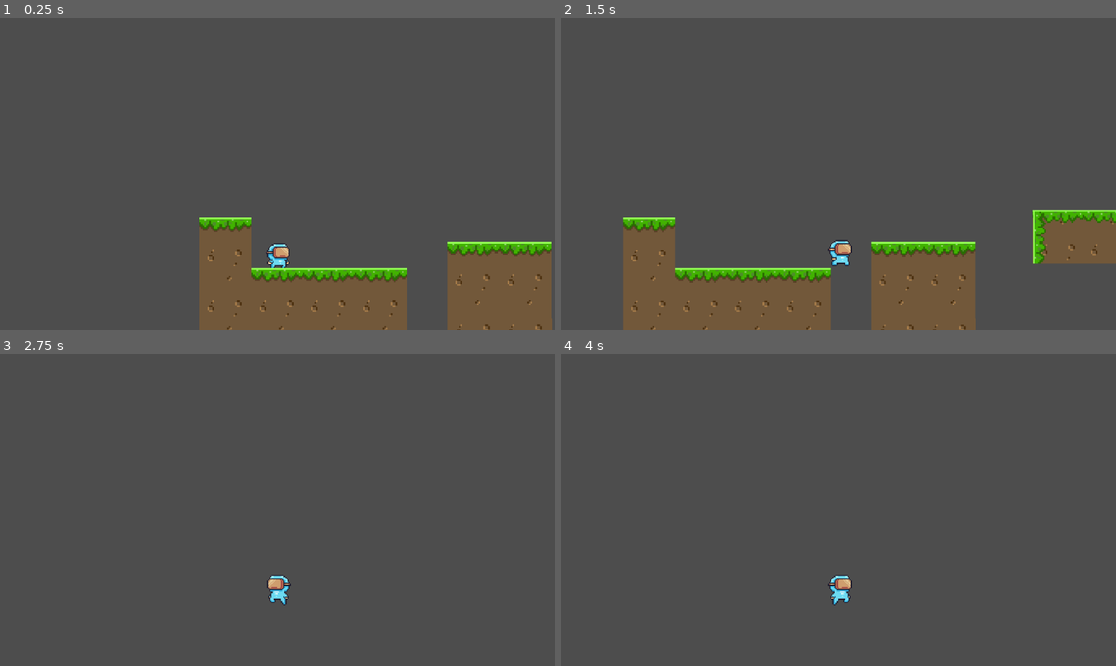
Above: before the commit, frames 1-4 (two rows, left to right).
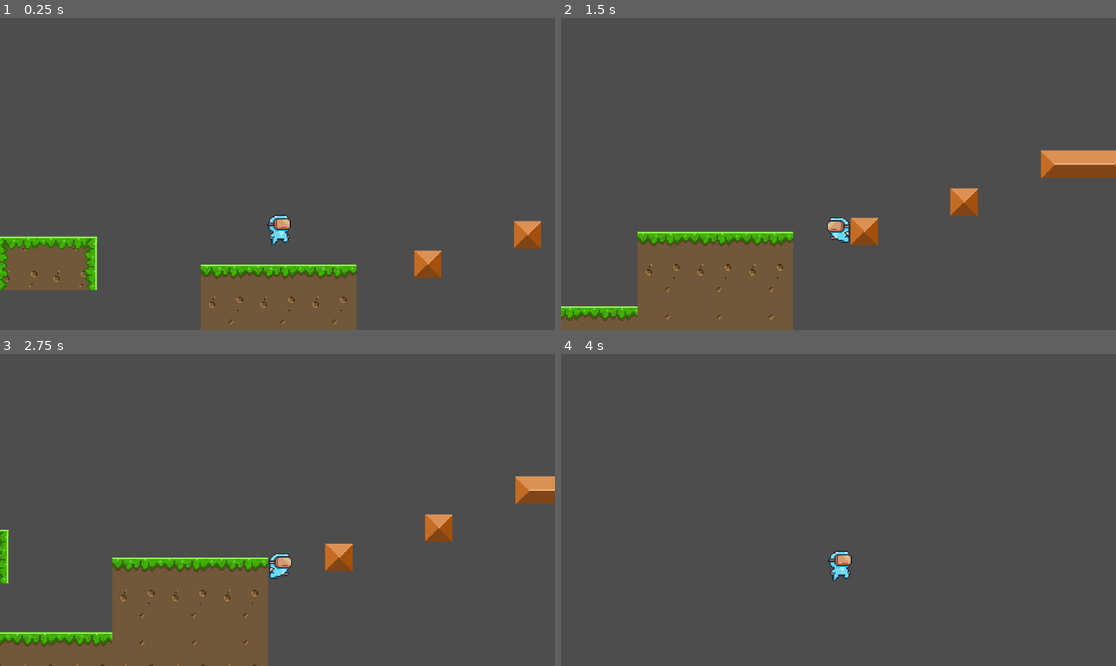
Above: after the commit, the same moments.

Repository: KbraDev/platformergame
Game: Godot game, scene res://scene/level_1.tscn
Two runs of this game, one before a commit and one after it. Both use one fixed random seed, a clock stepped at 60 frames per second and the inputs below.
Inputs:
- Up to frame 1 (0.25 s): no input
- Up to frame 2 (1.5 s): tap Enter (ui_accept) at 0.5, 0.77 s; hold D (move_right) from 0.53 s (still down)
- Up to frame 3 (2.75 s): tap Enter (ui_accept) at 1.52 s; release D (move_right) at 2.03 s; hold A (move_left) from 2.03 s (still down)
- Up to frame 4 (4 s): release A (move_left) at 2.78 s; hold D (move_right) from 2.78 s (still down); tap Enter (ui_accept) at 3.02, 3.77 s

The runs differ from the first frame. In frame 1, 14% of the frame differs, in the area x 0-100%, y 63-100%; in frame 2, 18%, in the area x 0-100%, y 42-100%; in frame 3, 14%; in frame 4, 0.6%.

Commit message:
subiendo nuevos archivos, controles de movimiento terminados

Diff:
--- a/project.godot
+++ b/project.godot
@@ -13,7 +13,7 @@
 config/name="PlatformGame"
 run/main_scene="res://scene/level_1.tscn"
 config/features=PackedStringArray("4.3", "Forward Plus")
-config/icon="res://icon.svg"
+config/icon="res://sprites/icon.svg"
 
 [file_customization]
 
@@ -22,6 +22,7 @@
 "res://scene/": "orange",
 "res://scripts/": "yellow",
 "res://sprites/": "green",
+"res://sprites/trampoline/": "orange",
 "res://sprites/virtualBoy/": "blue"
 }
 
--- /dev/null
+++ b/scene/floors/trampoline/trampoline.tscn
@@ -0,0 +1,95 @@
+[gd_scene load_steps=14 format=3 uid="uid://b55533kkd424b"]
+
+[ext_resource type="Texture2D" uid="uid://kd7jrsl68xd8" path="res://sprites/trampoline/trampolineIdle.png" id="1_pkgh8"]
+[ext_resource type="Texture2D" uid="uid://ckkjqd8dw3jp4" path="res://sprites/trampoline/trampolineJump.png" id="2_cj1vj"]
+
+[sub_resource type="AtlasTexture" id="AtlasTexture_05b8u"]
+atlas = ExtResource("1_pkgh8")
+region = Rect2(0, 0, 28, 28)
+
+[sub_resource type="AtlasTexture" id="AtlasTexture_546jy"]
+atlas = ExtResource("2_cj1vj")
+region = Rect2(0, 0, 28, 28)
+
+[sub_resource type="AtlasTexture" id="AtlasTexture_0n1k6"]
+atlas = ExtResource("2_cj1vj")
+region = Rect2(28, 0, 28, 28)
+
+[sub_resource type="AtlasTexture" id="AtlasTexture_gbh6t"]
+atlas = ExtResource("2_cj1vj")
+region = Rect2(56, 0, 28, 28)
+
+[sub_resource type="AtlasTexture" id="AtlasTexture_sowe1"]
+atlas = ExtResource("2_cj1vj")
+region = Rect2(84, 0, 28, 28)
+
+[sub_resource type="AtlasTexture" id="AtlasTexture_uqsgu"]
+atlas = ExtResource("2_cj1vj")
+region = Rect2(112, 0, 28, 28)
+
+[sub_resource type="AtlasTexture" id="AtlasTexture_wngy0"]
+atlas = ExtResource("2_cj1vj")
+region = Rect2(140, 0, 28, 28)
+
+[sub_resource type="AtlasTexture" id="AtlasTexture_28qhk"]
+atlas = ExtResource("2_cj1vj")
+region = Rect2(168, 0, 28, 28)
+
+[sub_resource type="AtlasTexture" id="AtlasTexture_xllg6"]
+atlas = ExtResource("2_cj1vj")
+region = Rect2(196, 0, 28, 28)
+
+[sub_resource type="SpriteFrames" id="SpriteFrames_u8j3x"]
+animations = [{
+"frames": [{
+"duration": 1.0,
+"texture": SubResource("AtlasTexture_05b8u")
+}],
+"loop": true,
+"name": &"idle",
+"speed": 5.0
+}, {
+"frames": [{
+"duration": 1.0,
+"texture": SubResource("AtlasTexture_546jy")
+}, {
+"duration": 1.0,
+"texture": SubResource("AtlasTexture_0n1k6")
+}, {
+"duration": 1.0,
+"texture": SubResource("AtlasTexture_gbh6t")
+}, {
+"duration": 1.0,
+"texture": SubResource("AtlasTexture_sowe1")
+}, {
+"duration": 1.0,
+"texture": SubResource("AtlasTexture_uqsgu")
+}, {
+"duration": 1.0,
+"texture": SubResource("AtlasTexture_wngy0")
+}, {
+"duration": 1.0,
+"texture": SubResource("AtlasTexture_28qhk")
+}, {
+"duration": 1.0,
+"texture": SubResource("AtlasTexture_xllg6")
+}],
+"loop": true,
+"name": &"trampolineJump",
+"speed": 18.0
+}]
+
+[sub_resource type="RectangleShape2D" id="RectangleShape2D_c6ofq"]
+size = Vector2(31, 5.5)
+
+[node name="Area2D" type="Area2D"]
+
+[node name="AnimatedSprite2D" type="AnimatedSprite2D" parent="."]
+scale = Vector2(1.46429, 1.46429)
+sprite_frames = SubResource("SpriteFrames_u8j3x")
+animation = &"idle"
+frame_progress = 0.919709
+
+[node name="CollisionShape2D" type="CollisionShape2D" parent="."]
+position = Vector2(-0.5, 8.25)
+shape = SubResource("RectangleShape2D_c6ofq")
--- a/scene/level_1.tscn
+++ b/scene/level_1.tscn
@@ -10,228 +10,237 @@
 [node name="level1" type="Node2D"]
 
 [node name="CharacterBody2D" parent="." instance=ExtResource("1_v4n18")]
-position = Vector2(111, 1860)
+position = Vector2(2724, 1717)
 
 [node name="floor" parent="." instance=ExtResource("2_gi730")]
-position = Vector2(0, 1863)
-
-[node name="StaticBody2D10" parent="floor" instance=ExtResource("3_pu6iv")]
-position = Vector2(515, 209)
+position = Vector2(0, 1832)
 
 [node name="StaticBody2D7" parent="floor" instance=ExtResource("3_pu6iv")]
-position = Vector2(216, 209)
+position = Vector2(0, 98)
 
 [node name="StaticBody2D8" parent="floor" instance=ExtResource("3_pu6iv")]
-position = Vector2(108, 209)
-
-[node name="StaticBody2D6" parent="floor" instance=ExtResource("3_pu6iv")]
-position = Vector2(0, 209)
-
-[node name="StaticBody2D2" parent="floor" instance=ExtResource("2_gi730")]
-position = Vector2(108, 105)
-
-[node name="StaticBody2D3" parent="floor" instance=ExtResource("2_gi730")]
-position = Vector2(215, 105)
-
-[node name="StaticBody2D4" parent="floor" instance=ExtResource("2_gi730")]
-position = Vector2(323, 105)
-
-[node name="StaticBody2D" parent="floor" instance=ExtResource("3_pu6iv")]
-position = Vector2(0, 105)
-
-[node name="StaticBody2D9" parent="floor" instance=ExtResource("3_pu6iv")]
-position = Vector2(323, 209)
-
-[node name="smallPillar" parent="." instance=ExtResource("2_gi730")]
-position = Vector2(515, 1914)
-
-[node name="StaticBody2D" parent="smallPillar" instance=ExtResource("3_pu6iv")]
-position = Vector2(109, 159)
-
-[node name="StaticBody2D6" parent="smallPillar" instance=ExtResource("3_pu6iv")]
+position = Vector2(0, 190)
+
+[node name="StaticBody2D" parent="floor" instance=ExtResource("2_gi730")]
+position = Vector2(104, 94)
+
+[node name="StaticBody2D9" parent="floor/StaticBody2D" instance=ExtResource("3_pu6iv")]
+position = Vector2(0, 98)
+
+[node name="StaticBody2D3" parent="floor/StaticBody2D" instance=ExtResource("2_gi730")]
+position = Vector2(107, 0)
+
+[node name="StaticBody2D4" parent="floor/StaticBody2D" instance=ExtResource("2_gi730")]
+position = Vector2(215, 0)
+
+[node name="StaticBody2D" parent="floor/StaticBody2D" instance=ExtResource("3_pu6iv")]
+position = Vector2(107, 98)
+
+[node name="StaticBody2D6" parent="floor/StaticBody2D" instance=ExtResource("3_pu6iv")]
+position = Vector2(215, 98)
+
+[node name="pilar6x6" parent="floor" instance=ExtResource("2_gi730")]
+position = Vector2(568, 94)
+
+[node name="StaticBody2D" parent="floor/pilar6x6" instance=ExtResource("3_pu6iv")]
+position = Vector2(108, 207)
+
+[node name="StaticBody2D6" parent="floor/pilar6x6" instance=ExtResource("3_pu6iv")]
 position = Vector2(0, 104)
 
-[node name="StaticBody2D5" parent="smallPillar" instance=ExtResource("2_gi730")]
+[node name="StaticBody2D5" parent="floor/pilar6x6" instance=ExtResource("2_gi730")]
 position = Vector2(108, 0)
 
-[node name="StaticBody2D7" parent="smallPillar" instance=ExtResource("3_pu6iv")]
+[node name="StaticBody2D7" parent="floor/pilar6x6" instance=ExtResource("3_pu6iv")]
 position = Vector2(108, 104)
 
-[node name="grassPlatform" parent="." instance=ExtResource("3_pu6iv")]
-position = Vector2(850, 1851)
-
-[node name="StaticBody2D3" parent="grassPlatform" instance=ExtResource("3_pu6iv")]
+[node name="StaticBody2D10" parent="floor/pilar6x6" instance=ExtResource("3_pu6iv")]
+position = Vector2(0, 207)
+
+[node name="grassPlatform" parent="floor" instance=ExtResource("3_pu6iv")]
+position = Vector2(939, 0)
+
+[node name="StaticBody2D3" parent="floor/grassPlatform" instance=ExtResource("3_pu6iv")]
 position = Vector2(104, 0)
 
-[node name="StaticBody2D4" parent="grassPlatform" instance=ExtResource("4_35rus")]
+[node name="StaticBody2D4" parent="floor/grassPlatform" instance=ExtResource("4_35rus")]
 position = Vector2(0, -44)
 
-[node name="StaticBody2D" parent="grassPlatform" instance=ExtResource("4_35rus")]
+[node name="StaticBody2D" parent="floor/grassPlatform" instance=ExtResource("4_35rus")]
 position = Vector2(104, -44)
 
-[node name="StaticBody2D2" parent="grassPlatform" instance=ExtResource("4_35rus")]
+[node name="StaticBody2D2" parent="floor/grassPlatform" instance=ExtResource("4_35rus")]
 position = Vector2(-40, 0)
 rotation = -1.5708
 
-[node name="StaticBody2D5" parent="grassPlatform" instance=ExtResource("4_35rus")]
+[node name="StaticBody2D5" parent="floor/grassPlatform" instance=ExtResource("4_35rus")]
 position = Vector2(144, 0)
 rotation = 1.5708
 
-[node name="largeBlock" parent="." instance=ExtResource("5_3h115")]
-position = Vector2(1209, 1763)
-
-[node name="smallBlock" parent="." instance=ExtResource("6_gr3ly")]
-position = Vector2(1464, 1763)
-
-[node name="largePillar" parent="." instance=ExtResource("3_pu6iv")]
-position = Vector2(1668, 1361)
-
-[node name="StaticBody2D6" parent="largePillar" instance=ExtResource("3_pu6iv")]
-position = Vector2(99, 508)
-
-[node name="StaticBody2D11" parent="largePillar" instance=ExtResource("3_pu6iv")]
-position = Vector2(99, 295)
-
-[node name="StaticBody2D10" parent="largePillar" instance=ExtResource("3_pu6iv")]
-position = Vector2(99, 202)
-
-[node name="StaticBody2D9" parent="largePillar" instance=ExtResource("3_pu6iv")]
-position = Vector2(99, 95)
-
-[node name="StaticBody2D4" parent="largePillar" instance=ExtResource("3_pu6iv")]
-position = Vector2(0, 103)
-
-[node name="StaticBody2D7" parent="largePillar" instance=ExtResource("3_pu6iv")]
-position = Vector2(0, 202)
-
-[node name="StaticBody2D8" parent="largePillar" instance=ExtResource("3_pu6iv")]
-position = Vector2(0, 301)
-
-[node name="StaticBody2D5" parent="largePillar" instance=ExtResource("3_pu6iv")]
-position = Vector2(99, 0)
-
-[node name="StaticBody2D12" parent="largePillar" instance=ExtResource("3_pu6iv")]
-position = Vector2(0, 402)
-
-[node name="StaticBody2D13" parent="largePillar" instance=ExtResource("3_pu6iv")]
-position = Vector2(99, 402)
-
-[node name="StaticBody2D14" parent="largePillar" instance=ExtResource("3_pu6iv")]
-position = Vector2(0, 508)
-
-[node name="StaticBody2D15" parent="largePillar" instance=ExtResource("3_pu6iv")]
-position = Vector2(0, 617)
-
-[node name="StaticBody2D16" parent="largePillar" instance=ExtResource("3_pu6iv")]
-position = Vector2(99, 617)
-
-[node name="StaticBody2D19" parent="largePillar" instance=ExtResource("4_35rus")]
-position = Vector2(-44, -5)
+[node name="grassFlor6x6" parent="floor" instance=ExtResource("2_gi730")]
+position = Vector2(1662, 2)
+
+[node name="StaticBody2D9" parent="floor/grassFlor6x6" instance=ExtResource("3_pu6iv")]
+position = Vector2(0, 98)
+
+[node name="StaticBody2D3" parent="floor/grassFlor6x6" instance=ExtResource("2_gi730")]
+position = Vector2(107, 0)
+
+[node name="StaticBody2D4" parent="floor/grassFlor6x6" instance=ExtResource("2_gi730")]
+position = Vector2(215, 0)
+
+[node name="StaticBody2D" parent="floor/grassFlor6x6" instance=ExtResource("3_pu6iv")]
+position = Vector2(107, 98)
+
+[node name="StaticBody2D6" parent="floor/grassFlor6x6" instance=ExtResource("3_pu6iv")]
+position = Vector2(215, 98)
+
+[node name="grassFlor6x6_1" parent="floor" instance=ExtResource("2_gi730")]
+position = Vector2(1978, 148)
+
+[node name="StaticBody2D9" parent="floor/grassFlor6x6_1" instance=ExtResource("3_pu6iv")]
+position = Vector2(0, 98)
+
+[node name="StaticBody2D3" parent="floor/grassFlor6x6_1" instance=ExtResource("2_gi730")]
+position = Vector2(107, 0)
+
+[node name="StaticBody2D4" parent="floor/grassFlor6x6_1" instance=ExtResource("2_gi730")]
+position = Vector2(215, 0)
+
+[node name="StaticBody2D" parent="floor/grassFlor6x6_1" instance=ExtResource("3_pu6iv")]
+position = Vector2(107, 98)
+
+[node name="StaticBody2D6" parent="floor/grassFlor6x6_1" instance=ExtResource("3_pu6iv")]
+position = Vector2(215, 98)
+
+[node name="grassFlor6x8" parent="floor" instance=ExtResource("2_gi730")]
+position = Vector2(2300, 148)
+
+[node name="StaticBody2D9" parent="floor/grassFlor6x8" instance=ExtResource("3_pu6iv")]
+position = Vector2(0, 98)
+
+[node name="StaticBody2D3" parent="floor/grassFlor6x8" instance=ExtResource("2_gi730")]
+position = Vector2(107, 0)
+
+[node name="StaticBody2D4" parent="floor/grassFlor6x8" instance=ExtResource("2_gi730")]
+position = Vector2(215, 0)
+
+[node name="StaticBody2D" parent="floor/grassFlor6x8" instance=ExtResource("3_pu6iv")]
+position = Vector2(107, 98)
+
+[node name="StaticBody2D6" parent="floor/grassFlor6x8" instance=ExtResource("3_pu6iv")]
+position = Vector2(215, 98)
+
+[node name="grassPlatform2" parent="floor" instance=ExtResource("3_pu6iv")]
+position = Vector2(2189, -61)
+
+[node name="StaticBody2D3" parent="floor/grassPlatform2" instance=ExtResource("3_pu6iv")]
+position = Vector2(104, 0)
+
+[node name="StaticBody2D4" parent="floor/grassPlatform2" instance=ExtResource("4_35rus")]
+position = Vector2(0, -44)
+
+[node name="StaticBody2D" parent="floor/grassPlatform2" instance=ExtResource("4_35rus")]
+position = Vector2(104, -44)
+
+[node name="StaticBody2D2" parent="floor/grassPlatform2" instance=ExtResource("4_35rus")]
+position = Vector2(-40, 0)
 rotation = -1.5708
 
-[node name="StaticBody2D17" parent="largePillar" instance=ExtResource("4_35rus")]
-position = Vector2(0, -46)
-
-[node name="StaticBody2D18" parent="largePillar" instance=ExtResource("4_35rus")]
-position = Vector2(99, -46)
-
-[node name="StaticBody2D20" parent="largePillar" instance=ExtResource("4_35rus")]
-position = Vector2(-44, 95)
-rotation = -1.5708
-
-[node name="StaticBody2D21" parent="largePillar" instance=ExtResource("4_35rus")]
-position = Vector2(-44, 202)
-rotation = -1.5708
-
-[node name="StaticBody2D22" parent="largePillar" instance=ExtResource("4_35rus")]
-position = Vector2(-44, 308)
-rotation = -1.5708
-
-[node name="StaticBody2D24" parent="largePillar" instance=ExtResource("4_35rus")]
-position = Vector2(-44, 521)
-rotation = -1.5708
-
-[node name="StaticBody2D25" parent="largePillar" instance=ExtResource("4_35rus")]
-position = Vector2(-44, 616)
-rotation = -1.5708
-
-[node name="StaticBody2D23" parent="largePillar" instance=ExtResource("4_35rus")]
-position = Vector2(-44, 415)
-rotation = -1.5708
-
-[node name="largePillar2" parent="." instance=ExtResource("3_pu6iv")]
-position = Vector2(1394, 1509)
-rotation = 3.14159
-
-[node name="StaticBody2D6" parent="largePillar2" instance=ExtResource("3_pu6iv")]
-position = Vector2(99, 508)
-
-[node name="StaticBody2D11" parent="largePillar2" instance=ExtResource("3_pu6iv")]
-position = Vector2(99, 295)
-
-[node name="StaticBody2D10" parent="largePillar2" instance=ExtResource("3_pu6iv")]
-position = Vector2(99, 202)
-
-[node name="StaticBody2D9" parent="largePillar2" instance=ExtResource("3_pu6iv")]
-position = Vector2(99, 95)
-
-[node name="StaticBody2D4" parent="largePillar2" instance=ExtResource("3_pu6iv")]
-position = Vector2(0, 103)
-
-[node name="StaticBody2D7" parent="largePillar2" instance=ExtResource("3_pu6iv")]
-position = Vector2(0, 202)
-
-[node name="StaticBody2D8" parent="largePillar2" instance=ExtResource("3_pu6iv")]
-position = Vector2(0, 301)
-
-[node name="StaticBody2D5" parent="largePillar2" instance=ExtResource("3_pu6iv")]
-position = Vector2(99, 0)
-
-[node name="StaticBody2D12" parent="largePillar2" instance=ExtResource("3_pu6iv")]
-position = Vector2(0, 402)
-
-[node name="StaticBody2D13" parent="largePillar2" instance=ExtResource("3_pu6iv")]
-position = Vector2(99, 402)
-
-[node name="StaticBody2D14" parent="largePillar2" instance=ExtResource("3_pu6iv")]
-position = Vector2(0, 508)
-
-[node name="StaticBody2D15" parent="largePillar2" instance=ExtResource("3_pu6iv")]
-position = Vector2(0, 617)
-
-[node name="StaticBody2D16" parent="largePillar2" instance=ExtResource("3_pu6iv")]
-position = Vector2(99, 617)
-
-[node name="StaticBody2D19" parent="largePillar2" instance=ExtResource("4_35rus")]
-position = Vector2(-44, -5)
-rotation = -1.5708
-
-[node name="StaticBody2D17" parent="largePillar2" instance=ExtResource("4_35rus")]
-position = Vector2(0, -46)
-
-[node name="StaticBody2D18" parent="largePillar2" instance=ExtResource("4_35rus")]
-position = Vector2(99, -46)
-
-[node name="StaticBody2D20" parent="largePillar2" instance=ExtResource("4_35rus")]
-position = Vector2(-44, 95)
-rotation = -1.5708
-
-[node name="StaticBody2D21" parent="largePillar2" instance=ExtResource("4_35rus")]
-position = Vector2(-44, 202)
-rotation = -1.5708
-
-[node name="StaticBody2D22" parent="largePillar2" instance=ExtResource("4_35rus")]
-position = Vector2(-44, 308)
-rotation = -1.5708
-
-[node name="StaticBody2D24" parent="largePillar2" instance=ExtResource("4_35rus")]
-position = Vector2(-44, 521)
-rotation = -1.5708
-
-[node name="StaticBody2D25" parent="largePillar2" instance=ExtResource("4_35rus")]
-position = Vector2(-44, 616)
-rotation = -1.5708
-
-[node name="StaticBody2D23" parent="largePillar2" instance=ExtResource("4_35rus")]
-position = Vector2(-44, 415)
-rotation = -1.5708
+[node name="StaticBody2D5" parent="floor/grassPlatform2" instance=ExtResource("4_35rus")]
+position = Vector2(144, 0)
+rotation = 1.5708
+
+[node name="dirtSix" parent="floor" instance=ExtResource("3_pu6iv")]
+position = Vector2(1662, 148)
+
+[node name="StaticBody2D5" parent="floor/dirtSix" instance=ExtResource("3_pu6iv")]
+position = Vector2(108, 0)
+
+[node name="StaticBody2D6" parent="floor/dirtSix" instance=ExtResource("3_pu6iv")]
+position = Vector2(216, 0)
+
+[node name="StaticBody2D3" parent="floor/dirtSix" instance=ExtResource("3_pu6iv")]
+position = Vector2(216, 99)
+
+[node name="StaticBody2D2" parent="floor/dirtSix" instance=ExtResource("3_pu6iv")]
+position = Vector2(108, 99)
+
+[node name="StaticBody2D" parent="floor/dirtSix" instance=ExtResource("3_pu6iv")]
+position = Vector2(0, 99)
+
+[node name="grassFlor6x7" parent="floor" instance=ExtResource("2_gi730")]
+position = Vector2(2616, -7)
+
+[node name="StaticBody2D9" parent="floor/grassFlor6x7" instance=ExtResource("3_pu6iv")]
+position = Vector2(0, 98)
+
+[node name="StaticBody2D3" parent="floor/grassFlor6x7" instance=ExtResource("2_gi730")]
+position = Vector2(107, 0)
+
+[node name="StaticBody2D4" parent="floor/grassFlor6x7" instance=ExtResource("2_gi730")]
+position = Vector2(215, 0)
+
+[node name="StaticBody2D" parent="floor/grassFlor6x7" instance=ExtResource("3_pu6iv")]
+position = Vector2(107, 98)
+
+[node name="StaticBody2D6" parent="floor/grassFlor6x7" instance=ExtResource("3_pu6iv")]
+position = Vector2(215, 98)
+
+[node name="dirtSix2" parent="floor" instance=ExtResource("3_pu6iv")]
+position = Vector2(2616, 148)
+
+[node name="StaticBody2D5" parent="floor/dirtSix2" instance=ExtResource("3_pu6iv")]
+position = Vector2(108, 0)
+
+[node name="StaticBody2D6" parent="floor/dirtSix2" instance=ExtResource("3_pu6iv")]
+position = Vector2(215, 0)
+
+[node name="StaticBody2D3" parent="floor/dirtSix2" instance=ExtResource("3_pu6iv")]
+position = Vector2(215, 99)
+
+[node name="StaticBody2D2" parent="floor/dirtSix2" instance=ExtResource("3_pu6iv")]
+position = Vector2(108, 99)
+
+[node name="StaticBody2D" parent="floor/dirtSix2" instance=ExtResource("3_pu6iv")]
+position = Vector2(0, 99)
+
+[node name="largeBlock" parent="floor" instance=ExtResource("5_3h115")]
+position = Vector2(1346, 0)
+
+[node name="StaticBody2D2" parent="floor" instance=ExtResource("5_3h115")]
+position = Vector2(3490, -201)
+
+[node name="StaticBody2D3" parent="floor" instance=ExtResource("6_gr3ly")]
+position = Vector2(3033, -61)
+
+[node name="StaticBody2D2" parent="floor/StaticBody2D3" instance=ExtResource("6_gr3ly")]
+position = Vector2(404.297, -119.141)
+scale = Vector2(1, 1)
+
+[node name="StaticBody2D4" parent="floor" instance=ExtResource("5_3h115")]
+position = Vector2(3888, -201)
+
+[node name="StaticBody2D5" parent="floor" instance=ExtResource("6_gr3ly")]
+position = Vector2(4158, -122)
+
+[node name="StaticBody2D6" parent="floor" instance=ExtResource("6_gr3ly")]
+position = Vector2(4370, -61)
+
+[node name="grassFlor6x9" parent="floor" instance=ExtResource("2_gi730")]
+position = Vector2(4619, 145)
+
+[node name="StaticBody2D9" parent="floor/grassFlor6x9" instance=ExtResource("3_pu6iv")]
+position = Vector2(0, 98)
+
+[node name="StaticBody2D3" parent="floor/grassFlor6x9" instance=ExtResource("2_gi730")]
+position = Vector2(107, 0)
+
+[node name="StaticBody2D4" parent="floor/grassFlor6x9" instance=ExtResource("2_gi730")]
+position = Vector2(215, 0)
+
+[node name="StaticBody2D" parent="floor/grassFlor6x9" instance=ExtResource("3_pu6iv")]
+position = Vector2(107, 98)
+
+[node name="StaticBody2D6" parent="floor/grassFlor6x9" instance=ExtResource("3_pu6iv")]
+position = Vector2(215, 98)
--- a/scene/vitual_Boy.tscn
+++ b/scene/vitual_Boy.tscn
@@ -274,19 +274,20 @@
 }]
 
 [sub_resource type="RectangleShape2D" id="RectangleShape2D_0r3o8"]
-size = Vector2(46, 58)
+size = Vector2(46, 51)
 
 [node name="CharacterBody2D" type="CharacterBody2D"]
 position = Vector2(-2, 195)
 script = ExtResource("1_023ca")
 
 [node name="animatedSprite2D" type="AnimatedSprite2D" parent="."]
+position = Vector2(0, -50)
 scale = Vector2(2.23438, 2.23438)
 sprite_frames = SubResource("SpriteFrames_sejgb")
-animation = &"wallJump"
+animation = &"idle"
 
 [node name="CollisionShape2D" type="CollisionShape2D" parent="."]
-position = Vector2(1, 7)
+position = Vector2(0, -41.5)
 shape = SubResource("RectangleShape2D_0r3o8")
 
 [node name="Camera2D" type="Camera2D" parent="."]
Renamed: icon.svg -> sprites/icon.svg
Not shown, added: sprites/icon.svg.import
Binary file added: sprites/trampoline/trampolineIdle.png
Not shown, changed: sprites/trampoline/trampolineIdle.png.import
Binary file added: sprites/trampoline/trampolineJump.png
Not shown, added: sprites/trampoline/trampolineJump.png.import
